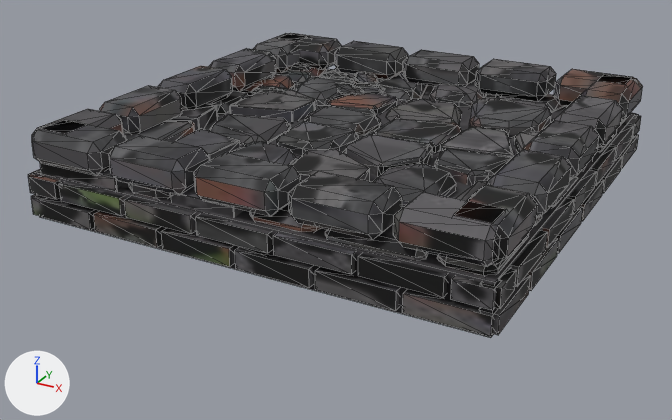
Before and after pictures for a commit that changed the glTF model assets/noir/plates/plate_2_neutral.glb.
Before and after are seen from a camera (50 mm lens) standing at (1.79, -3.47, 1.57) and looking at (-0.05, -0.13, -0.1). Arrows for +X, +Y and +Z are at lower left; the lights stay in place. The picture after the commit comes second. Mesh edges are drawn as thin lines. Vertices at exactly the same position are counted once.

Names of what the first picture shows: 'plate_2_neutral'.
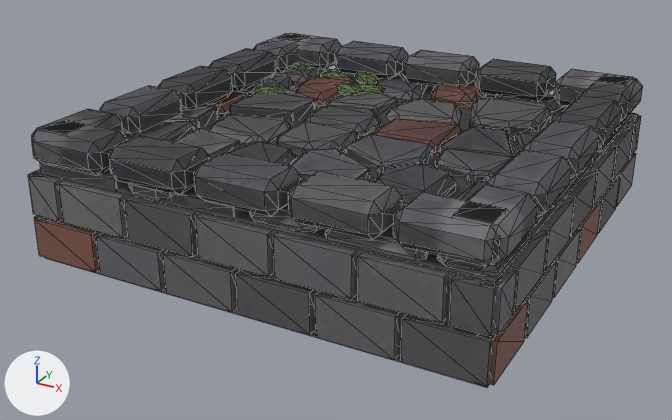
The newer file is also turned or shifted as a whole; pictures and numbers use the older file's frame.

Where the change shows, as pixel boxes [x1, y1, x2, y2] in the pictures (672 x 420 px; the box of a moved part takes in the faces that stretch with it):
'plate_2_neutral', reshaped (16% taller)
    before: [28, 33, 643, 338]
    after: [28, 33, 643, 387]
part 1 of me_plate_2_neutral, added (brown)
    after: [34, 218, 100, 272]
part 2 of me_plate_2_neutral, added
    after: [96, 234, 165, 291]
part 3 of me_plate_2_neutral, added
    after: [163, 251, 236, 312]
part 4 of me_plate_2_neutral, added
    after: [236, 271, 313, 335]
part 5 of me_plate_2_neutral, added
    after: [315, 292, 399, 359]
part 6 of me_plate_2_neutral, added
    after: [401, 315, 495, 387]
part 7 of me_plate_2_neutral, added (brown)
    after: [478, 299, 528, 385]
part 8 of me_plate_2_neutral, added
    after: [525, 261, 556, 338]
part 9 of me_plate_2_neutral, added
    after: [553, 228, 581, 298]
part 10 of me_plate_2_neutral, added (brown)
    after: [577, 200, 602, 263]
part 11 of me_plate_2_neutral, added
    after: [598, 175, 620, 233]
part 12 of me_plate_2_neutral, added
    after: [616, 153, 636, 207]
part 13 of me_plate_2_neutral, deleted
    before: [94, 155, 623, 311]
part 14 of me_plate_2_neutral, moved or reshaped
    before: [28, 83, 641, 338]
    after: [28, 83, 637, 387]
part 15 of me_plate_2_neutral, surface changed
    before: [29, 33, 643, 338]
    after: [29, 33, 643, 387]

The change, as a diff of the scene's bpy script:
```diff
--- a/assets/noir/plates/plate_2_neutral.glb.py
+++ b/assets/noir/plates/plate_2_neutral.glb.py
@@ me_plate_2_neutral @@
 # used by ob_plate_2_neutral; location = (0.0, 0.0, 0.1)
-me_plate_2_neutral.from_pydata(...)  # 2184 vertices, 3904 faces; spans x -1.0..1.0, y -1.0..1.0, z -0.1..0.28
+me_plate_2_neutral.from_pydata(...)  # 2185 vertices, 3906 faces; spans x -1.0..1.0, y -1.0..1.0, z -0.29..0.28
+# me_plate_2_neutral part 1: a new loose piece, a box spanning x -0.987..-0.679, y -1.005..-0.935, z -0.269..-0.101, in mat_plate_2_neutral_paint
+# me_plate_2_neutral part 2: a new loose piece, a box spanning x -0.654..-0.346, y -1.005..-0.935, z -0.269..-0.101, in mat_plate_2_neutral_paint
+# me_plate_2_neutral part 3: a new loose piece, a box spanning x -0.321..-0.013, y -1.005..-0.935, z -0.269..-0.101, in mat_plate_2_neutral_paint
+# me_plate_2_neutral part 4: a new loose piece, a box spanning x 0.013..0.321, y -1.005..-0.935, z -0.269..-0.101, in mat_plate_2_neutral_paint
+# me_plate_2_neutral part 5: a new loose piece, a box spanning x 0.346..0.654, y -1.005..-0.935, z -0.269..-0.101, in mat_plate_2_neutral_paint
+# me_plate_2_neutral part 6: a new loose piece, a box spanning x 0.679..0.987, y -1.005..-0.935, z -0.269..-0.101, in mat_plate_2_neutral_paint
+# me_plate_2_neutral part 7: a new loose piece, a box spanning x 0.935..1.005, y -0.987..-0.679, z -0.269..-0.101, in mat_plate_2_neutral_paint
+# me_plate_2_neutral part 8: a new loose piece, a box spanning x 0.935..1.005, y -0.654..-0.346, z -0.269..-0.101, in mat_plate_2_neutral_paint
+# me_plate_2_neutral part 9: a new loose piece, a box spanning x 0.935..1.005, y -0.321..-0.013, z -0.269..-0.101, in mat_plate_2_neutral_paint
+# me_plate_2_neutral part 10: a new loose piece, a box spanning x 0.935..1.005, y 0.013..0.321, z -0.269..-0.101, in mat_plate_2_neutral_paint
+# me_plate_2_neutral part 11: a new loose piece, a box spanning x 0.935..1.005, y 0.346..0.654, z -0.269..-0.101, in mat_plate_2_neutral_paint
+# me_plate_2_neutral part 12: a new loose piece, a box spanning x 0.935..1.005, y 0.679..0.987, z -0.269..-0.101, in mat_plate_2_neutral_paint
+# me_plate_2_neutral part 13: 16 loose pieces with 128 vertices, spanning x -1.0..1.0, y -1.0..1.0, z -0.08..-0.01, are deleted
+# me_plate_2_neutral part 14: 89 vertices moved from x -1.0..1.0, y -1.0..1.0, z -0.1..0.11 to x -1.0..1.0, y -1.0..1.0, z -0.29..0.11; 90 vertices removed from x -1.0..1.0, y -1.0..1.0, z -0.08..0.1; 27 vertices added at x -1.0..1.0, y -1.0..1.0, z -0.08..0.11
+# me_plate_2_neutral part 15: 3263 kept faces spanning x -1.0..1.0, y -1.0..1.0, z -0.29..0.28 get new texture (UV) coordinates
+# other edits to the shape of me_plate_2_neutral do not show in these pictures
 me_plate_2_neutral.materials.append(mat_plate_2_neutral_paint)
```
